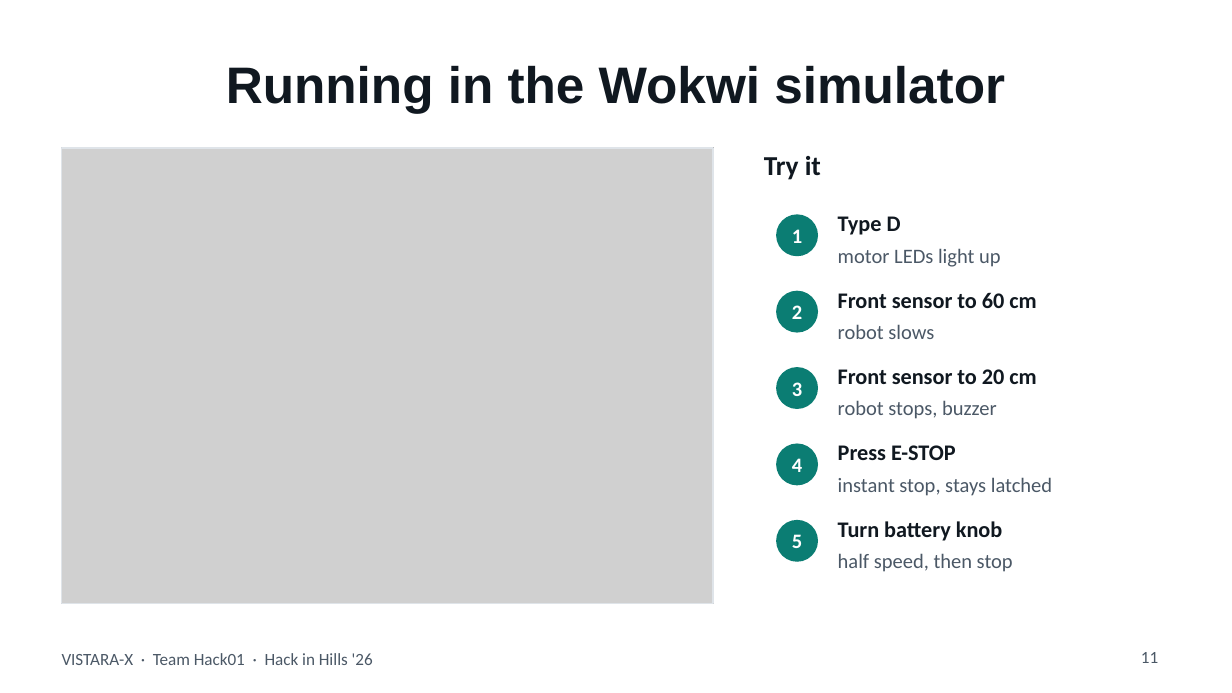
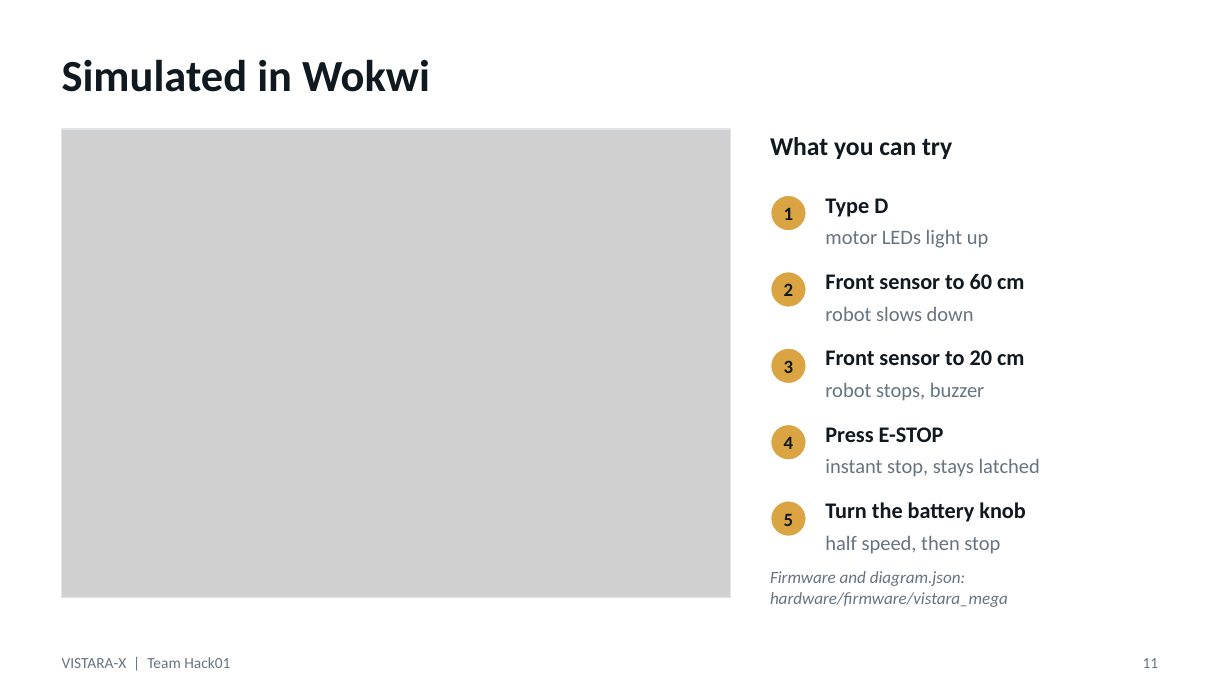
Before and after one commit to RiteshKumar2e/VISTARA-X, a slide deck: slide 11 of presentation/VISTARA-X_Hack01.pptx. Drawn at 1232x693 pixels with LibreOffice and Linux fonts; fonts in the diff are those of the drawing; grey boxes stand for pictures. Boxes give left, top, right and bottom in pixels: in the first picture for what was removed or moved away, otherwise in the second. Text is boxed around its words. In the diff, an @@ line names an element or a change of style, - is before the commit and + after.

Commit message:
feat: update presentation file VISTARA-X_Hack01.pptx with new content

```diff
--- a/presentation/VISTARA-X_Hack01.pptx
+++ b/presentation/VISTARA-X_Hack01.pptx
@@ title at [62, 59, 430, 92]: text changed; size 30 to 26 pt; font Arial to Calibri @@
-Running in the Wokwi simulator
+Simulated in Wokwi
@@ picture: place and size @@
-picture at [62, 148, 713, 604]
+picture at [62, 129, 731, 598]
@@ rectangle: place and size @@
-rectangle at [62, 148, 713, 604]
+rectangle at [62, 129, 731, 598]
@@ text at [770, 137, 952, 159]: text changed; size 16 to 15 pt @@
-Try it
+What you can try
@@ text "1": place and size @@
-text "1" at [792, 229, 802, 243]
+text "1" at [784, 207, 794, 220]
@@ ellipse: place and size @@
-ellipse at [776, 214, 818, 256]
+ellipse at [770, 195, 807, 232]
@@ text "Type D": place and size @@
-text "Type D" at [838, 216, 901, 235]
+text "Type D" at [825, 198, 888, 217]
@@ text "motor LEDs light up": place and size @@
-text "motor LEDs light up" at [838, 248, 1001, 267]
+text "motor LEDs light up" at [825, 230, 989, 248]
@@ text "Front sensor to 60 cm": place and size @@
-text "Front sensor to 60 cm" at [838, 292, 1036, 308]
+text "Front sensor to 60 cm" at [825, 273, 1024, 289]
@@ text "2": place and size @@
-text "2" at [792, 305, 802, 319]
+text "2" at [784, 283, 794, 296]
@@ ellipse: place and size @@
-ellipse at [776, 291, 818, 333]
+ellipse at [770, 271, 807, 308]
@@ text at [825, 307, 974, 321]: text changed; text colour #4B5866 to #677480 @@
-robot slows
+robot slows down
@@ text "3": place and size @@
-text "3" at [792, 382, 802, 396]
+text "3" at [784, 360, 794, 373]
@@ ellipse: place and size @@
-ellipse at [776, 367, 818, 409]
+ellipse at [770, 347, 807, 384]
@@ text "Front sensor to 20 cm": place and size @@
-text "Front sensor to 20 cm" at [838, 369, 1036, 384]
+text "Front sensor to 20 cm" at [825, 350, 1024, 365]
@@ text "robot stops, buzzer": place and size @@
-text "robot stops, buzzer" at [838, 400, 997, 419]
+text "robot stops, buzzer" at [825, 383, 985, 401]
@@ text "4": place and size @@
-text "4" at [792, 458, 802, 472]
+text "4" at [784, 436, 794, 449]
@@ ellipse: place and size @@
-ellipse at [776, 444, 818, 485]
+ellipse at [770, 424, 807, 461]
@@ text "Press E-STOP": place and size @@
-text "Press E-STOP" at [838, 445, 956, 460]
+text "Press E-STOP" at [825, 427, 944, 442]
@@ text "instant stop, stays latched": place and size @@
-text "instant stop, stays latched" at [838, 477, 1052, 496]
+text "instant stop, stays latched" at [825, 459, 1040, 477]
@@ size 12 to 11 pt, text colour #FFFFFF to #101820 in 5 elements at [784, 207, 794, 220], [784, 283, 794, 296], [784, 360, 794, 373], [784, 436, 794, 449], [784, 513, 794, 526] @@
@@ text "5": place and size @@
-text "5" at [792, 534, 802, 548]
+text "5" at [784, 513, 794, 526]
@@ fill #0B7D73 to #D9A441; outline none to #FFFFFF 1.5 pt in 5 elements at [770, 195, 807, 232], [770, 271, 807, 308], [770, 347, 807, 384], [770, 424, 807, 461], [770, 500, 807, 537] @@
@@ ellipse: place and size @@
-ellipse at [776, 520, 818, 562]
+ellipse at [770, 500, 807, 537]
@@ text at [825, 502, 1025, 522]: text changed @@
-Turn battery knob
+Turn the battery knob
@@ text colour #4B5866 to #677480 in 4 elements at [825, 230, 989, 248], [825, 383, 985, 401], [825, 459, 1040, 477], [825, 536, 1000, 554] @@
@@ text "half speed, then stop": place and size @@
-text "half speed, then stop" at [838, 553, 1013, 572]
+text "half speed, then stop" at [825, 536, 1000, 554]
@@ text added at [770, 571, 1008, 607], 10 pt, text #677480, italic @@
+Firmware and diagram.json: hardware/firmware/vistara_mega
@@ text at [62, 657, 230, 668]: text changed; size 10 to 9 pt; text colour #4B5866 to #677480 @@
-VISTARA-X · Team Hack01 · Hack in Hills '26
+VISTARA-X | Team Hack01
@@ page number at [1143, 658, 1159, 668]: size 10 to 9 pt, text colour #4B5866 to #677480 @@
```
Also in this commit, not shown: 12 other slides changed, 1 slide added, 1 slide removed.
